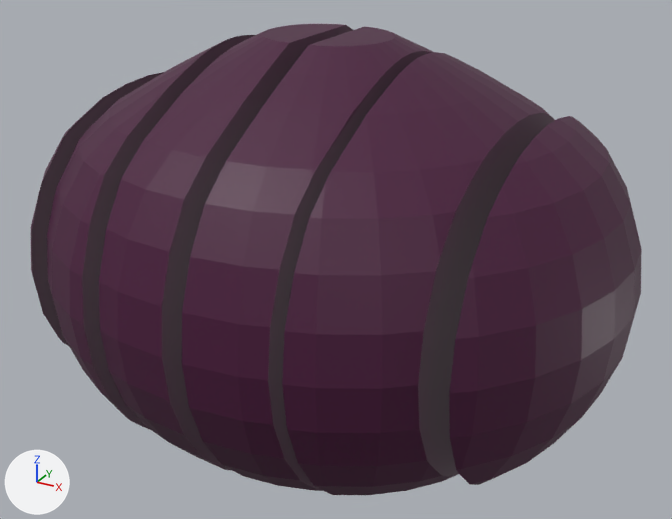
The Blender file Arts/foods.blend as it was, and as the next commit left it.
Camera for both pictures: a camera (50 mm lens) standing at (0.0977, -0.1726, 0.0843) and looking at (0.0027, 0.0, -0.002). Every picture has the same lights, and +X, +Y and +Z are marked at lower left. The picture after the commit comes second.

Objects in the first picture: 'onion-cut-1-rigid', 'onion-cut-2-rigid', 'onion-cut-3-rigid', 'onion-cut-4-rigid', 'onion-cut-5-rigid', 'onion-cut-6-rigid'.
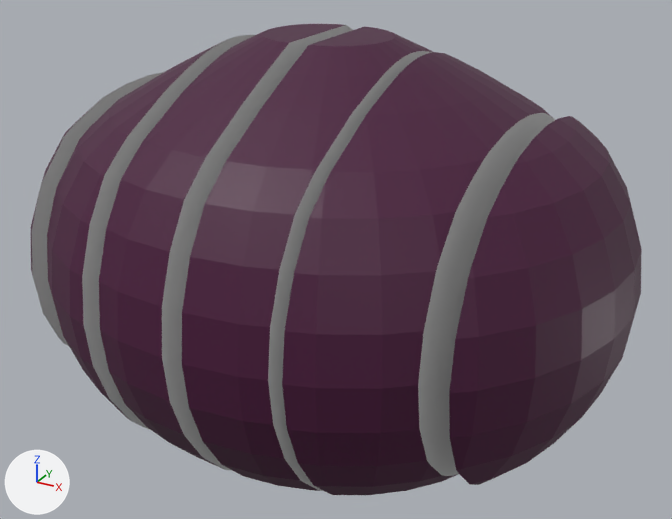
Diff of the bpy script that builds the scene:
```diff
--- a/Arts/foods.blend.py
+++ b/Arts/foods.blend.py
@@ mat_onion_inside @@
+mat_onion_inside = principled_material('onion-inside')
+mat_onion_inside.base_color = (0.5, 0.5, 0.5)  # grey #bcbcbc
@@ me_sphere_002 @@
 me_sphere_002.from_pydata(...)  # 95 vertices, 81 faces; spans x -0.0681..-0.0484, y -0.0433..0.0433, z -0.0374..0.0352
 # used by ob_onion_cut_2_rigid; location = (0.0, 0.0, 0.0)
-me_sphere_002.materials.append(mat_onion_001)  # dark purple #480d39
+# me_sphere_002 part 1: the 1 face centred in x -0.0484, y 0.0, z -0.0024 switches from mat_onion_001 (dark purple #480d39) to mat_onion_inside (grey #bcbcbc)
+me_sphere_002.materials.append(mat_onion)  # dark purple #480d39
+me_sphere_002.materials.append(mat_onion_inside)  # grey #bcbcbc
@@ me_sphere_003 @@
 me_sphere_003.from_pydata(...)  # 168 vertices, 128 faces; spans x -0.044..-0.0228, y -0.0552..0.0552, z -0.0476..0.0465
 # used by ob_onion_cut_3_rigid; location = (0.0, 0.0, 0.0)
+# me_sphere_003 part 2: all 2 faces centred in x -0.044..-0.0228, y 0.0, z -0.0024..-0.0007 switch from mat_onion_001 (dark purple #480d39) to mat_onion_inside (grey #bcbcbc)
+me_sphere_003.materials.append(mat_onion)  # dark purple #480d39
@@ me_sphere_004 @@
 me_sphere_004.from_pydata(...)  # 179 vertices, 124 faces; spans x -0.0186..-0.0013, y -0.0582..0.0582, z -0.0494..0.0491
 # used by ob_onion_cut_4_rigid; location = (0.0, 0.0, 0.0)
-me_sphere_004.materials.append(mat_onion_dark_001)  # dark purple #3a0b2e
+# me_sphere_004 part 3: all 2 faces centred in x -0.0186..-0.0013, y 0.0, z -0.0034..-0.0007 switch from mat_onion_001 (dark purple #480d39) to mat_onion_inside (grey #bcbcbc)
+me_sphere_004.materials.append(mat_onion)  # dark purple #480d39
+me_sphere_004.materials.append(mat_onion_dark)  # dark purple #3a0b2e
@@ me_sphere_005 @@
 me_sphere_005.from_pydata(...)  # 173 vertices, 120 faces; spans x 0.0032..0.0198, y -0.0582..0.0582, z -0.0494..0.0491
 # used by ob_onion_cut_5_rigid; location = (0.0, 0.0, 0.0)
-me_sphere_005.materials.append(mat_onion_dark_001)  # dark purple #3a0b2e
+# me_sphere_005 part 4: all 2 faces centred in x 0.0032..0.0198, y 0.0, z -0.0034..-0.0023 switch from mat_onion_001 (dark purple #480d39) to mat_onion_inside (grey #bcbcbc)
+me_sphere_005.materials.append(mat_onion)  # dark purple #480d39
+me_sphere_005.materials.append(mat_onion_dark)  # dark purple #3a0b2e
@@ me_sphere_006 @@
 me_sphere_006.from_pydata(...)  # 164 vertices, 124 faces; spans x 0.0226..0.0433, y -0.0555..0.0555, z -0.0477..0.0469
 # used by ob_onion_cut_6_rigid; location = (0.0, 0.0, 0.0)
+# me_sphere_006 part 5: all 2 faces centred in x 0.0227..0.0433, y 0.0, z -0.0023..-0.0005 switch from mat_onion_001 (dark purple #480d39) to mat_onion_inside (grey #bcbcbc)
+me_sphere_006.materials.append(mat_onion)  # dark purple #480d39
```

Pixel boxes (x1, y1, x2, y2) of what changed, in the pictures (672 x 519 px):
part 1 of me_sphere_002, recoloured: (32, 72, 164, 346) in both
part 2 of me_sphere_003, recoloured: (82, 35, 255, 430) in both
part 3 of me_sphere_004, recoloured: (162, 25, 353, 471) in both
part 4 of me_sphere_005, recoloured: (268, 51, 433, 491) in both
part 5 of me_sphere_006, recoloured (lighter): (418, 113, 555, 476) in both
